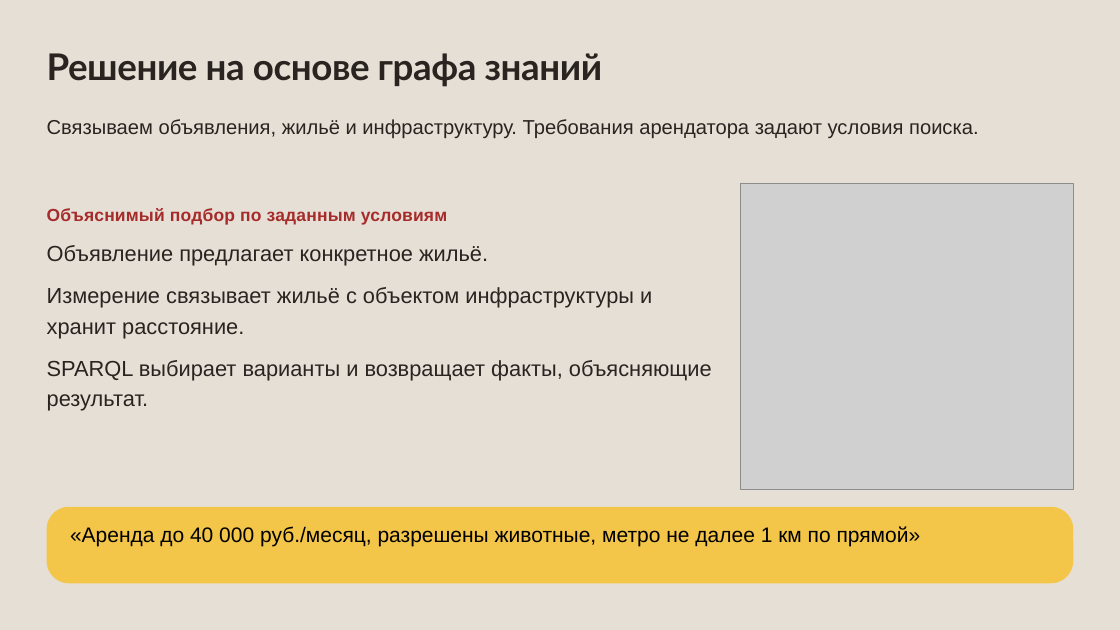
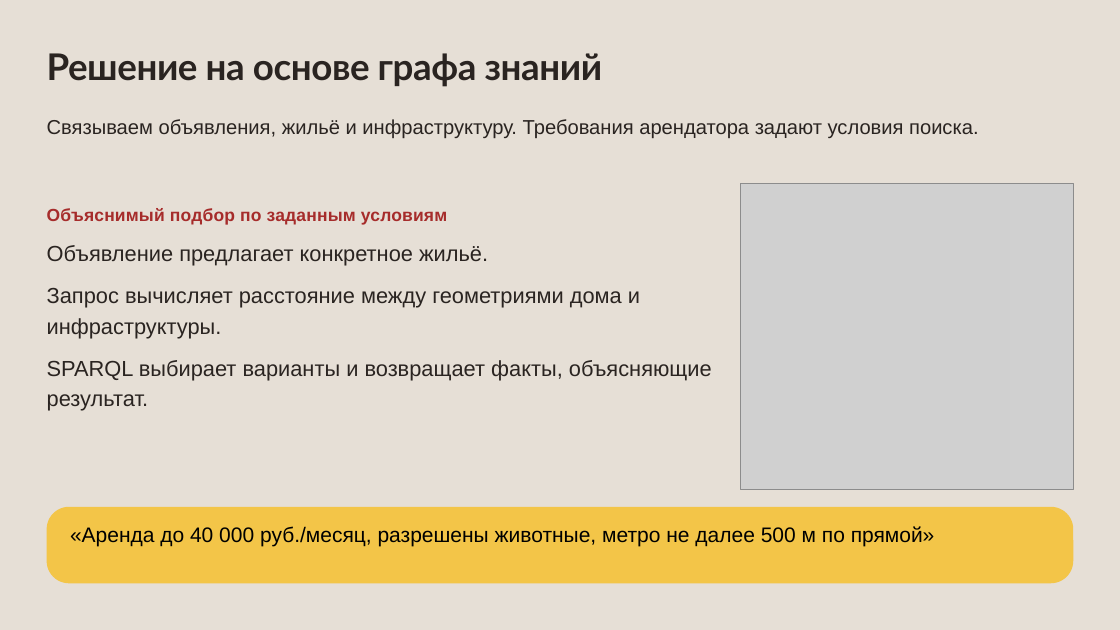
Before and after one commit to Megadeth2006/Knowledge_graphs, a slide deck: slide 4 of rental_kg_materials/1Stage.pptx. Drawn at 1120x630 pixels with LibreOffice and Linux fonts; fonts in the diff are those of the drawing; grey boxes stand for pictures. Boxes give left, top, right and bottom in pixels: in the first picture for what was removed or moved away, otherwise in the second. Text is boxed around its words. In the diff, an @@ line names an element or a change of style, - is before the commit and + after.

```diff
--- a/rental_kg_materials/1Stage.pptx
+++ b/rental_kg_materials/1Stage.pptx
@@ text at bbox=[47, 288, 640, 339]: text changed @@
-Измерение связывает жильё с объектом инфраструктуры и хранит расстояние.
+Запрос вычисляет расстояние между геометриями дома и инфраструктуры.
@@ text at bbox=[70, 526, 935, 547]: text changed @@
-«Аренда до 40 000 руб./месяц, разрешены животные, метро не далее 1 км по прямой»
+«Аренда до 40 000 руб./месяц, разрешены животные, метро не далее 500 м по прямой»
```
Also in this commit, not shown: 7 other slides changed, 1 slide added, 1 slide removed, 48 other files.
